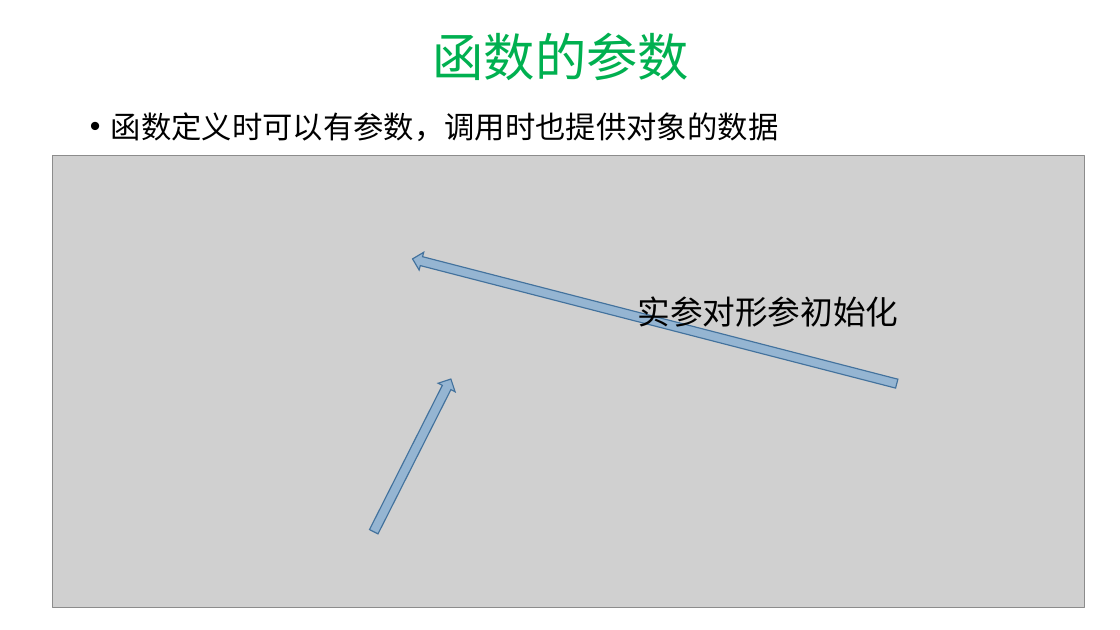
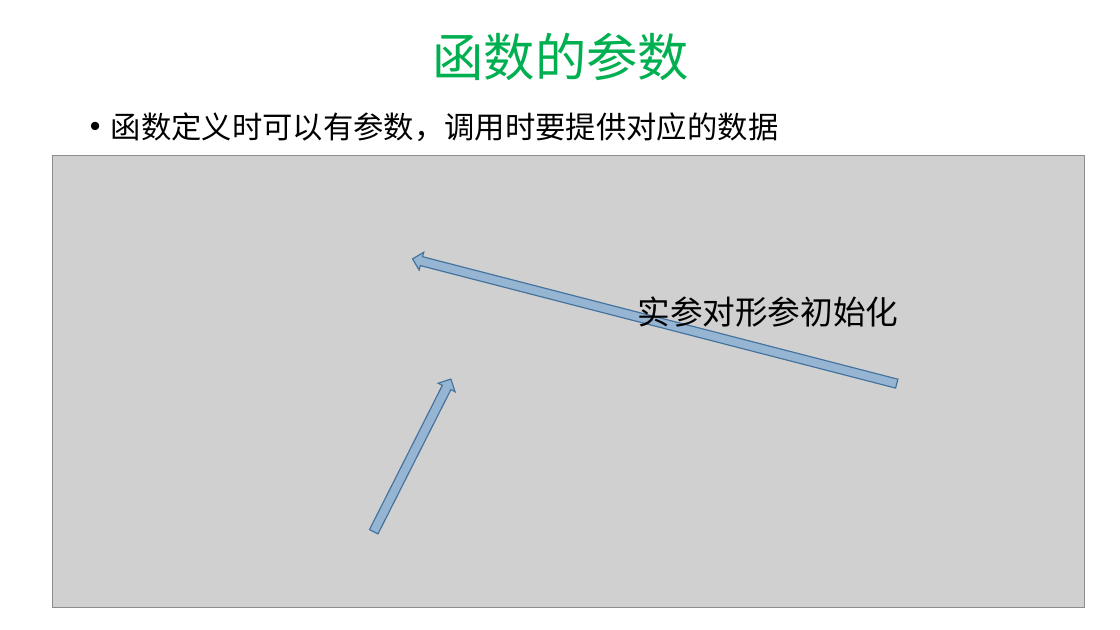
Before and after one commit to hwdong-net/cplusplus17, a slide deck: slide 30 of ppt/1.2 C++程序结构.pptx (slide 29 before the commit). Drawn at 1120x630 pixels with LibreOffice and Linux fonts; fonts in the diff are those of the drawing; grey boxes stand for pictures. Boxes give left, top, right and bottom in pixels: in the first picture for what was removed or moved away, otherwise in the second. Text is boxed around its words. In the diff, an @@ line names an element or a change of style, - is before the commit and + after.

```diff
--- a/ppt/1.2 C++程序结构.pptx
+++ b/ppt/1.2 C++程序结构.pptx
@@ text at box(111, 112, 779, 141): text changed @@
-• 函数定义时可以有参数，调用时也提供对象的数据
+• 函数定义时可以有参数，调用时要提供对应的数据
```
Also in this commit, not shown: 6 other slides changed, 2 slides added, 1 slide removed.
